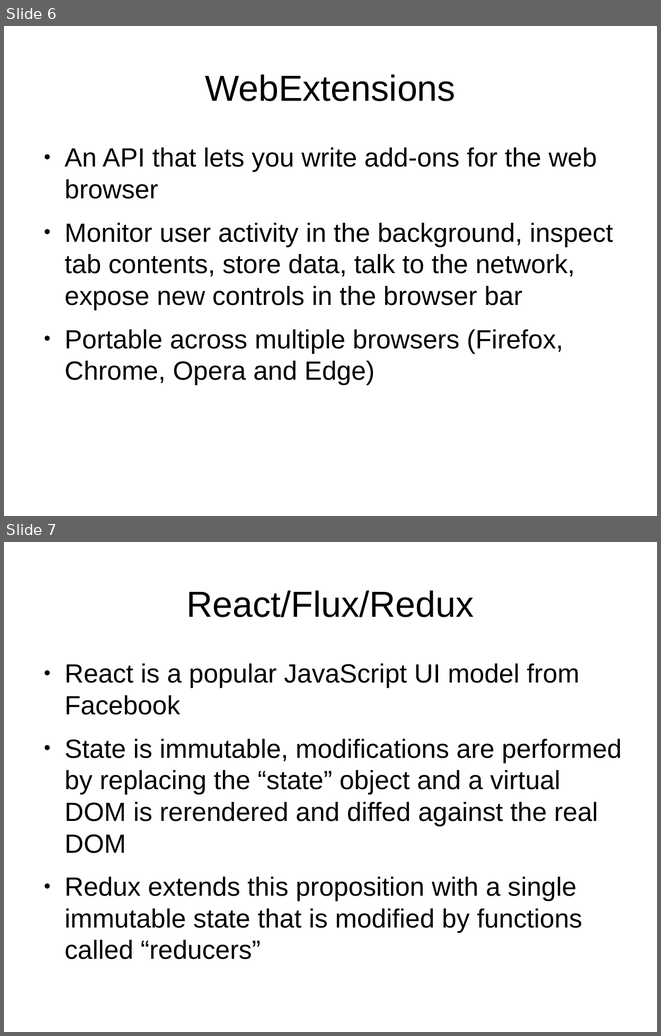
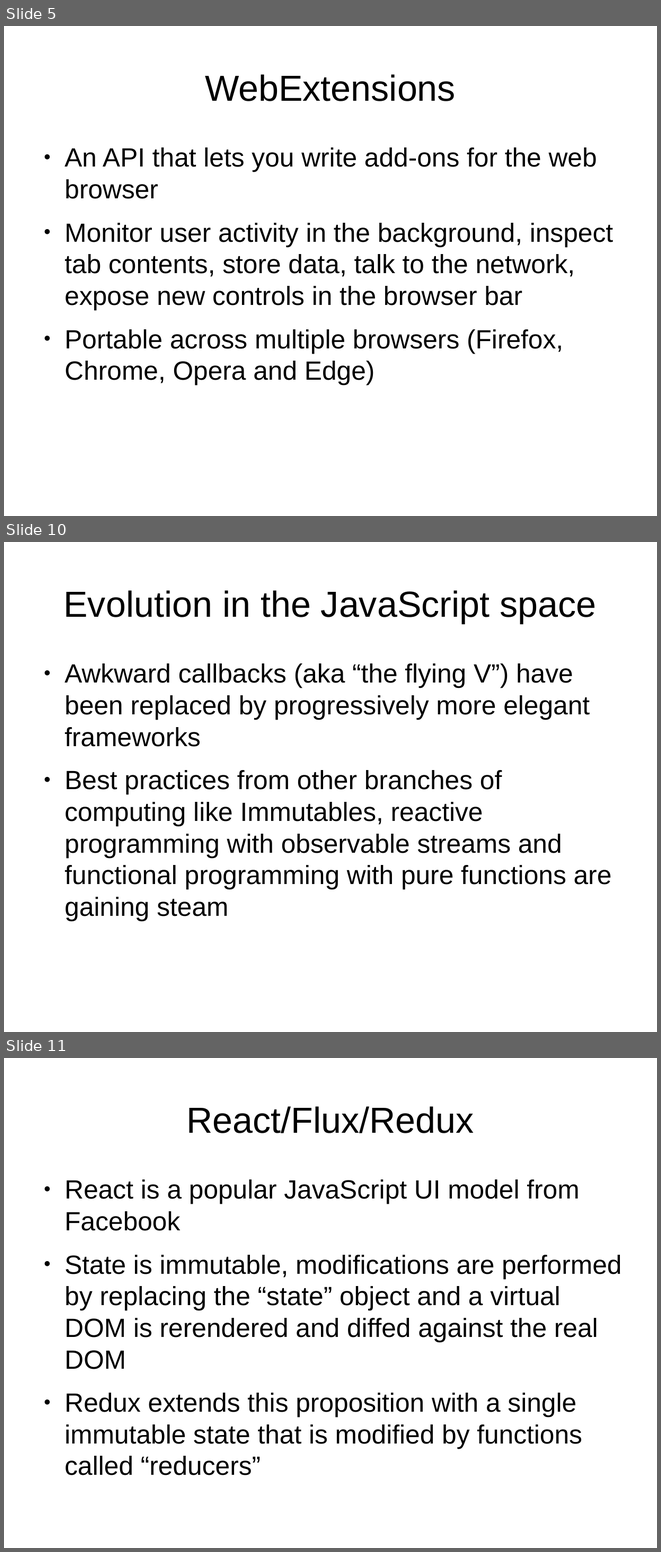
Before and after one commit to filterbubbler/java-tour-slides, a slide deck: java-talk.odp. Shown one above the other, each under a label of ours: slides 6 and 7 before the commit, slides 5, 10 and 11 after it; the slides between them are not shown. The pictures are 661x1036 and 661x1552 pixels, drawn with LibreOffice and Linux fonts; fonts in the diff are those of the drawing. Boxes give left, top, right and bottom in pixels: in the first picture for what was removed or moved away, otherwise in the second. Text is boxed around its words. In the diff, an @@ line names an element or a change of style, - is before the commit and + after.

```diff
--- a/java-talk.odp
+++ b/java-talk.odp
@@ slide 10 added at [4, 542, 657, 1032], background #FFFFFF @@
@@ title added at [63, 590, 596, 623], 44 pt, text #000000 @@
+Evolution in the JavaScript space
@@ text added at [64, 663, 612, 920], 32 pt, text #000000 @@
+● Awkward callbacks (aka “the flying V”) have been replaced by progressively more elegant frameworks
+● Best practices from other branches of computing like Immutables, reactive programming with observable streams and functional programming with pure functions are gaining steam
@@ what was slide 6 is now slide 5 @@
@@ what was slide 7 is now slide 11 @@
```
Also in this commit, not shown: 1 slide changed, 10 other slides added, 2 slides removed, 1 other file.
